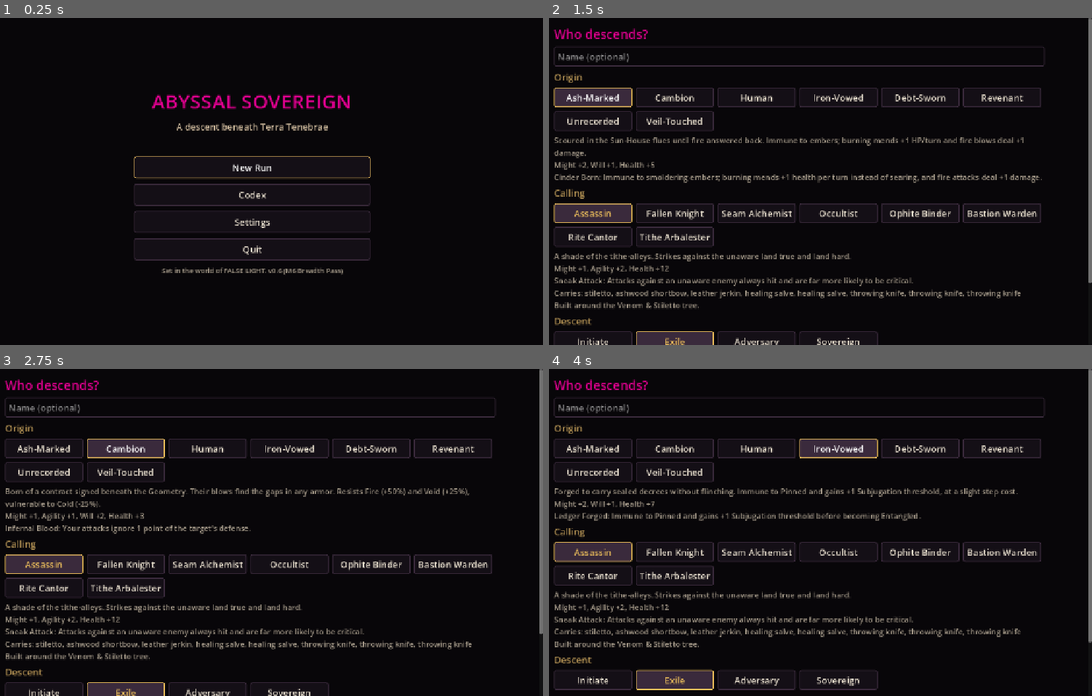
Above: before the commit, frames 1-4 (two rows, left to right).
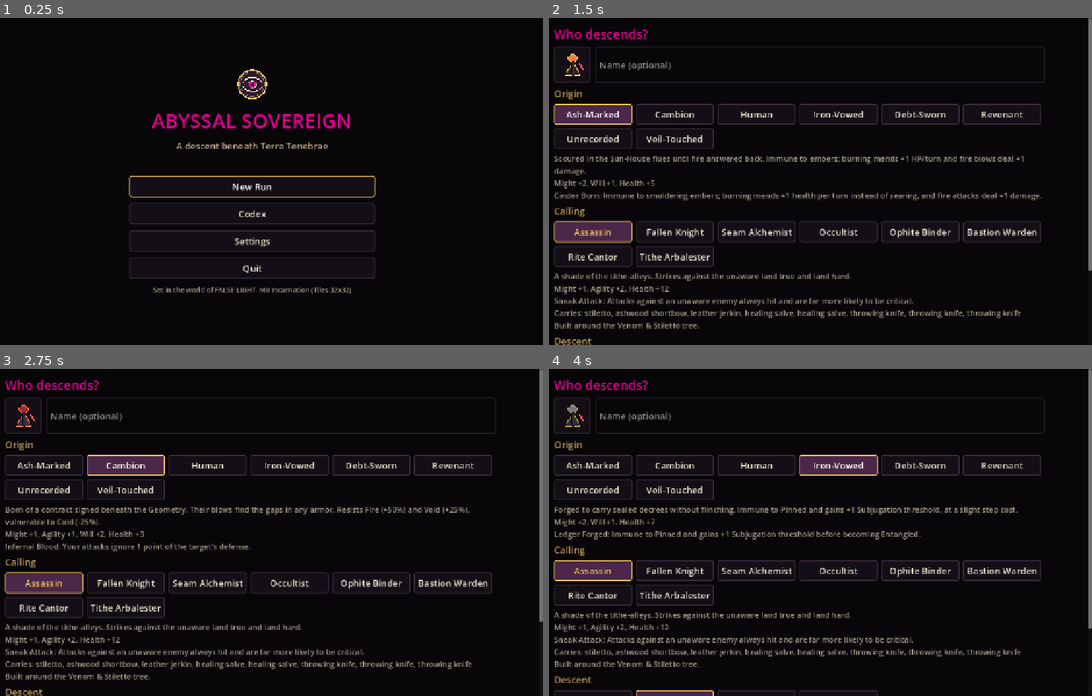
Above: after the commit, the same moments.

Repository: sophiashadow/Abyssal-Sovereign
Game: Godot game, scene res://scenes/main.tscn
Same seed, same stepped clock (60 frames per second), same inputs: the game is played once before the commit and once after it.
Inputs:
- Up to frame 1 (0.25 s): no input
- Up to frame 2 (1.5 s): click "New Run" at 0.5 s; click "Ash-Marked" at 1.25 s
- Up to frame 3 (2.75 s): click "Cambion" at 2 s
- Up to frame 4 (4 s): click "Human" at 2.75 s; click "Iron-Vowed" at 3.5 s

The runs differ from the first frame. In frame 1, 5.6% of the frame differs, in the area x 23-70%, y 15-85%; in frame 2, 20%; in frame 3, 19%; in frame 4, 20%, in the area x 0-100%, y 8-100%.

Commit message:
M8.5: The Sovereign Interface (responsive HUD, emblems, icons, comparison, portrait layout)

Diff:
--- a/src/ui/main.gd
+++ b/src/ui/main.gd
@@ -18,6 +18,11 @@
 # Game screen widgets
 var map: MapView
 var hud: RichTextLabel
+var _hp_bar: ProgressBar
+var _res_bar: ProgressBar
+var _subj_bar: ProgressBar
+var _sphere_icon: TextureRect
+var _render_btn: Button
 var log_view: RichTextLabel
 var look_label: Label
 var overlay: Control
@@ -85,9 +90,11 @@
 func _apply_theme() -> void:
 	var t := Theme.new()
 	t.default_font_size = _fs()
-	var normal := _box(Palette.PANEL, Palette.PANEL_EDGE)
-	var hover := _box(Palette.PANEL.lightened(0.08), Palette.GOLD)
-	var pressed := _box(Palette.PANEL_EDGE, Palette.FALSE_SUN)
+	var edge_col := Palette.RECORD if settings.high_contrast else Palette.PANEL_EDGE
+	var panel_bg := Color("#1a141d") if settings.high_contrast else Palette.PANEL
+	var normal := _box(panel_bg, edge_col)
+	var hover := _box(panel_bg.lightened(0.1), Palette.GOLD)
+	var pressed := _box(Palette.PORPHYRY_LIGHT, Palette.FALSE_SUN)
 	var focus := _box(Color(0, 0, 0, 0), Palette.FALSE_SUN)
 	for state in ["normal", "disabled"]:
 		t.set_stylebox(state, "Button", normal)
@@ -96,16 +103,79 @@
 	t.set_stylebox("hover_pressed", "Button", pressed)
 	t.set_stylebox("focus", "Button", focus)
 	t.set_color("font_color", "Button", Palette.TEXT)
-	t.set_color("font_hover_color", "Button", Palette.TEXT)
+	t.set_color("font_hover_color", "Button", Palette.FALSE_SUN)
 	t.set_color("font_pressed_color", "Button", Palette.FALSE_SUN)
 	t.set_color("font_disabled_color", "Button", Palette.TEXT_DIM.darkened(0.3))
 	t.set_color("font_color", "Label", Palette.TEXT)
 	t.set_color("default_color", "RichTextLabel", Palette.TEXT)
-	t.set_stylebox("panel", "PanelContainer", _box(Palette.PANEL, Palette.PANEL_EDGE))
-	t.set_stylebox("normal", "LineEdit", _box(Palette.VOID, Palette.PANEL_EDGE))
+	t.set_stylebox("panel", "PanelContainer", _box(panel_bg, edge_col))
+	t.set_stylebox("normal", "LineEdit", _box(Palette.VOID, edge_col))
 	t.set_stylebox("focus", "LineEdit", _box(Palette.VOID, Palette.FALSE_SUN))
 	t.set_color("font_color", "LineEdit", Palette.TEXT)
 	theme = t
+
+
+func _sprite_rect(entry: Dictionary, px_size: float) -> TextureRect:
+	var at := registry.make_atlas_texture(entry) if registry != null else null
+	if at == null:
+		return null
+	var tr := TextureRect.new()
+	tr.texture = at
+	tr.texture_filter = CanvasItem.TEXTURE_FILTER_NEAREST
+	tr.expand_mode = TextureRect.EXPAND_IGNORE_SIZE
+	tr.stretch_mode = TextureRect.STRETCH_KEEP_ASPECT_CENTERED
+	tr.custom_minimum_size = Vector2(px_size, px_size)
+	return tr
+
+
+func _emblem_rect(emblem_id: String, px_size: float) -> TextureRect:
+	return _sprite_rect(registry.emblem_region(emblem_id), px_size) if registry != null else null
+
+
+func _avatar_preview_box(px_size: float) -> Control:
+	var box := Control.new()
+	box.custom_minimum_size = Vector2(px_size, px_size)
+	var dummy := Actor.new()
+	dummy.species_id = _pick_species
+	dummy.class_id = _pick_class
+	dummy.mask = "bare_face"
+	if registry != null:
+		for layer in registry.player_layers(dummy):
+			var tr := _sprite_rect(layer, px_size)
+			if tr != null:
+				tr.set_anchors_preset(Control.PRESET_FULL_RECT)
+				box.add_child(tr)
+	return box
+
+
+func _make_bar(fill_col: Color, h: float = 12.0) -> ProgressBar:
+	var pb := ProgressBar.new()
+	pb.show_percentage = false
+	pb.custom_minimum_size.y = h * settings.text_scale()
+	var bg := StyleBoxFlat.new()
+	bg.bg_color = Palette.VOID
+	bg.border_color = Palette.PANEL_EDGE
+	bg.set_border_width_all(1)
+	bg.set_corner_radius_all(2)
+	var fg := StyleBoxFlat.new()
+	fg.bg_color = fill_col
+	fg.set_corner_radius_all(2)
+	pb.add_theme_stylebox_override("background", bg)
+	pb.add_theme_stylebox_override("fill", fg)
+	return pb
+
+
+func _safe_margins() -> Vector4:
+	var scr := DisplayServer.screen_get_size()
+	var safe := DisplayServer.get_display_safe_area()
+	if scr.x <= 0 or scr.y <= 0 or safe.size.x <= 0 or safe.size.y <= 0:
+		return Vector4.ZERO
+	return Vector4(
+		maxf(0.0, float(safe.position.x)),
+		maxf(0.0, float(safe.position.y)),
+		maxf(0.0, float(scr.x - (safe.position.x + safe.size.x))),
+		maxf(0.0, float(scr.y - (safe.position.y + safe.size.y)))
+	)
 
 
 func _box(bg: Color, edge: Color) -> StyleBoxFlat:
@@ -140,6 +210,11 @@
 		c.queue_free()
 	map = null
 	hud = null
+	_hp_bar = null
+	_res_bar = null
+	_subj_bar = null
+	_sphere_icon = null
+	_render_btn = null
 	log_view = null
 	look_label = null
 	overlay = null
@@ -185,7 +260,12 @@
 func _show_title() -> void:
 	_clear()
 	screen = Screen.TITLE
-	var col := _menu_column(520.0)
+	var col := _menu_column(540.0)
+	var crest := _emblem_rect("title_crest", 72.0 * settings.text_scale())
+	if crest != null:
+		var cc := CenterContainer.new()
+		cc.add_child(crest)
+		col.add_child(cc)
 	var title := _label("ABYSSAL SOVEREIGN", Palette.LUX, 2.2)
 	title.horizontal_alignment = HORIZONTAL_ALIGNMENT_CENTER
 	col.add_child(title)
@@ -205,7 +285,8 @@
 	col.add_child(_btn("Settings", func() -> void: _show_settings(_show_title)))
 	if not OS.has_feature("web"):
 		col.add_child(_btn("Quit", func() -> void: get_tree().quit()))
-	var foot := _label("Set in the world of FALSE LIGHT. v0.6 (M6 Breadth Pass)", Palette.TEXT_DIM, 0.75)
+	var mode_tag := "Tiles 32x32" if settings.render_mode == "tiles" else "Classic Glyph"
+	var foot := _label("Set in the world of FALSE LIGHT. M8 Incarnation (%s)" % mode_tag, Palette.TEXT_DIM, 0.75)
 	foot.horizontal_alignment = HORIZONTAL_ALIGNMENT_CENTER
 	col.add_child(foot)
 
@@ -252,20 +333,31 @@
 	col.add_theme_constant_override("separation", int(8 * settings.text_scale()))
 	col.add_child(_label("Who descends?", Palette.LUX, 1.4))
 
+	var top_bar := HBoxContainer.new()
+	top_bar.add_theme_constant_override("separation", 12)
+	var preview_holder := PanelContainer.new()
+	var rebuild_preview := func() -> void:
+		for c in preview_holder.get_children():
+			c.queue_free()
+		preview_holder.add_child(_avatar_preview_box(64.0 * settings.text_scale()))
+	rebuild_preview.call()
+	top_bar.add_child(preview_holder)
 	var name_edit := LineEdit.new()
 	name_edit.placeholder_text = "Name (optional)"
 	name_edit.max_length = 24
-	name_edit.custom_minimum_size.y = 44.0 * settings.text_scale()
-	col.add_child(name_edit)
+	name_edit.size_flags_horizontal = Control.SIZE_EXPAND_FILL
+	name_edit.custom_minimum_size.y = 48.0 * settings.text_scale()
+	top_bar.add_child(name_edit)
+	col.add_child(top_bar)
 
 	col.add_child(_label("Origin", Palette.GOLD, 1.05))
 	var sp_desc := _label("", Palette.TEXT_DIM, 0.85)
-	col.add_child(_choice_row("species", sp_desc))
+	col.add_child(_choice_row("species", sp_desc, rebuild_preview))
 	col.add_child(sp_desc)
 
 	col.add_child(_label("Calling", Palette.GOLD, 1.05))
 	var cl_desc := _label("", Palette.TEXT_DIM, 0.85)
-	col.add_child(_choice_row("classes", cl_desc))
+	col.add_child(_choice_row("classes", cl_desc, rebuild_preview))
 	col.add_child(cl_desc)
 
 	col.add_child(_label("Descent", Palette.GOLD, 1.05))
@@ -293,7 +385,7 @@
 	begin.call_deferred("grab_focus")
 
 
-func _choice_row(kind: String, desc: Label) -> Control:
+func _choice_row(kind: String, desc: Label, on_pick: Callable = Callable()) -> Control:
 	var flow := HFlowContainer.new()
 	flow.add_theme_constant_override("h_separation", 8)
 	flow.add_theme_constant_override("v_separation", 8)
@@ -304,7 +396,7 @@
 		b.toggle_mode = true
 		b.button_group = group
 		b.text = String(d["name"])
-		b.custom_minimum_size = Vector2(172.0 * settings.text_scale(), 44.0 * settings.text_scale())
+		b.custom_minimum_size = Vector2(172.0 * settings.text_scale(), 46.0 * settings.text_scale())
 		var current := _pick_species if kind == "species" else _pick_class
 		b.button_pressed = id == current
 		b.toggled.connect(func(on: bool) -> void:
@@ -314,7 +406,9 @@
 				_pick_species = id
 			else:
 				_pick_class = id
-			desc.text = _describe_choice(kind, id))
+			desc.text = _describe_choice(kind, id)
+			if on_pick.is_valid():
+				on_pick.call())
 		flow.add_child(b)
 	desc.text = _describe_choice(kind, _pick_species if kind == "species" else _pick_class)
 	return flow
@@ -382,15 +476,27 @@
 	screen = Screen.GAME
 	_background()
 	var s := settings.text_scale()
-	var root := HBoxContainer.new()
-	root.set_anchors_preset(Control.PRESET_FULL_RECT)
+	var vp := get_viewport_rect().size
+	var portrait := vp.y > vp.x and vp.x > 0.0
+	var safe := _safe_margins()
+	var frame := MarginContainer.new()
+	frame.set_anchors_preset(Control.PRESET_FULL_RECT)
+	frame.add_theme_constant_override("margin_left", int(safe.x))
+	frame.add_theme_constant_override("margin_top", int(safe.y))
+	frame.add_theme_constant_override("margin_right", int(safe.z))
+	frame.add_theme_constant_override("margin_bottom", int(safe.w))
+	add_child(frame)
+
+	var root: BoxContainer = VBoxContainer.new() if portrait else HBoxContainer.new()
+	root.size_flags_horizontal = Control.SIZE_EXPAND_FILL
+	root.size_flags_vertical = Control.SIZE_EXPAND_FILL
 	root.add_theme_constant_override("separation", 0)
-	add_child(root)
+	frame.add_child(root)
 
 	var left := VBoxContainer.new()
 	left.size_flags_horizontal = Control.SIZE_EXPAND_FILL
+	left.size_flags_vertical = Control.SIZE_EXPAND_FILL
 	left.add_theme_constant_override("separation", 0)
-	root.add_child(left)
 	map = MapView.new()
 	map.world = world
 	map.registry = registry
@@ -404,7 +510,7 @@
 	left.add_child(map)
 
 	var log_panel := PanelContainer.new()
-	log_panel.custom_minimum_size.y = _fs(0.85) * 1.45 * LOG_LINES + 16
+	log_panel.custom_minimum_size.y = _fs(0.85) * 1.4 * (4 if portrait else LOG_LINES) + 14
 	left.add_child(log_panel)
 	var log_box := VBoxContainer.new()
 	log_panel.add_child(log_box)
@@ -421,25 +527,78 @@
 
 	var side_scroll := ScrollContainer.new()
 	side_scroll.horizontal_scroll_mode = ScrollContainer.SCROLL_MODE_DISABLED
-	side_scroll.custom_minimum_size.x = clampf(300.0 * s, 240.0, get_viewport_rect().size.x * 0.45)
-	root.add_child(side_scroll)
+	if portrait:
+		side_scroll.custom_minimum_size.y = clampf(vp.y * 0.42, 240.0, 460.0)
+	else:
+		side_scroll.custom_minimum_size.x = clampf(310.0 * s, 250.0, vp.x * 0.44)
 	var side_panel := PanelContainer.new()
 	side_panel.size_flags_horizontal = Control.SIZE_EXPAND_FILL
 	side_panel.size_flags_vertical = Control.SIZE_EXPAND_FILL
 	side_scroll.add_child(side_panel)
 	var side := VBoxContainer.new()
-	side.add_theme_constant_override("separation", int(8 * s))
+	side.add_theme_constant_override("separation", int(6 * s))
 	side_panel.add_child(side)
+
+	var hdr := HBoxContainer.new()
+	hdr.add_theme_constant_override("separation", 8)
+	_sphere_icon = _emblem_rect("sphere_%d" % clampi(world.depth, 1, 7), 36.0 * s)
+	if _sphere_icon != null:
+		hdr.add_child(_sphere_icon)
+	var bars := VBoxContainer.new()
+	bars.size_flags_horizontal = Control.SIZE_EXPAND_FILL
+	bars.add_theme_constant_override("separation", 3)
+	_hp_bar = _make_bar(Palette.color_for_mode(Palette.GOOD, "good", settings.color_mode, settings.high_contrast), 10.0)
+	_res_bar = _make_bar(Palette.LUX, 8.0)
+	_subj_bar = _make_bar(Palette.color_for_mode(Palette.ALERT, "danger", settings.color_mode, settings.high_contrast), 6.0)
+	bars.add_child(_hp_bar)
+	bars.add_child(_res_bar)
+	bars.add_child(_subj_bar)
+	hdr.add_child(bars)
+	side.add_child(hdr)
+
 	hud = RichTextLabel.new()
 	hud.bbcode_enabled = true
 	hud.fit_content = true
 	hud.scroll_active = false
-	hud.add_theme_font_size_override("normal_font_size", _fs(0.85))
+	hud.add_theme_font_size_override("normal_font_size", _fs(0.84))
 	hud.add_theme_font_size_override("bold_font_size", _fs(0.95))
 	side.add_child(hud)
 
+	var quick := HBoxContainer.new()
+	quick.add_theme_constant_override("separation", 4)
+	_render_btn = _btn("Tiles" if settings.render_mode == "tiles" else "Glyph", func() -> void:
+		settings.render_mode = "glyph" if settings.render_mode == "tiles" else "tiles"
+		settings.save_to_disk()
+		_sync_map_settings()
+		_render_btn.text = "Tiles" if settings.render_mode == "tiles" else "Glyph")
+	_render_btn.size_flags_horizontal = Control.SIZE_EXPAND_FILL
+	_render_btn.focus_mode = Control.FOCUS_NONE
+	_render_btn.custom_minimum_size.y = 36.0 * s
+	var zm := _btn("Z-", func() -> void:
+		var idx := GameSettings.ZOOM_LEVELS.find(settings.camera_zoom)
+		if idx < 0:
+			idx = 1
+		settings.camera_zoom = GameSettings.ZOOM_LEVELS[maxi(0, idx - 1)]
+		settings.save_to_disk()
+		_sync_map_settings(), 44.0 * s)
+	zm.focus_mode = Control.FOCUS_NONE
+	zm.custom_minimum_size.y = 36.0 * s
+	var zp := _btn("Z+", func() -> void:
+		var idx := GameSettings.ZOOM_LEVELS.find(settings.camera_zoom)
+		if idx < 0:
+			idx = 1
+		settings.camera_zoom = GameSettings.ZOOM_LEVELS[mini(GameSettings.ZOOM_LEVELS.size() - 1, idx + 1)]
+		settings.save_to_disk()
+		_sync_map_settings(), 44.0 * s)
+	zp.focus_mode = Control.FOCUS_NONE
+	zp.custom_minimum_size.y = 36.0 * s
+	quick.add_child(_render_btn)
+	quick.add_child(zm)
+	quick.add_child(zp)
+	side.add_child(quick)
+
 	var actions := GridContainer.new()
-	actions.columns = 2 if settings.touch_controls else 3
+	actions.columns = 4 if portrait else (2 if settings.touch_controls else 3)
 	actions.add_theme_constant_override("h_separation", int(6 * s))
 	actions.add_theme_constant_override("v_separation", int(6 * s))
 	var action_specs: Array = [["Get", _act_pickup], ["Bag", _show_inventory], ["Build", _show_build], ["Act", _show_abilities],
@@ -458,7 +617,7 @@
 		pad.columns = 3
 		pad.add_theme_constant_override("h_separation", int(4 * s))
 		pad.add_theme_constant_override("v_separation", int(4 * s))
-		var cell := 64.0 * s
+		var cell := (52.0 if portrait else 64.0) * s
 		var arrows := ["↖", "↑", "↗", "←", "·", "→", "↙", "↓", "↘"]
 		var dirs := [Vector2i(-1, -1), Vector2i(0, -1), Vector2i(1, -1), Vector2i(-1, 0), Vector2i.ZERO,
 			Vector2i(1, 0), Vector2i(-1, 1), Vector2i(0, 1), Vector2i(1, 1)]
@@ -475,6 +634,13 @@
 	else:
 		var mask_hint := "   Mask: m" if world.player.has_trait("mask_stances") else ""
 		side.add_child(_label(_key_help(mask_hint), Palette.TEXT_DIM, 0.7))
+
+	if not portrait and settings.left_handed:
+		root.add_child(side_scroll)
+		root.add_child(left)
+	else:
+		root.add_child(left)
+		root.add_child(side_scroll)
 	_refresh()
 
 
@@ -537,8 +703,24 @@
 func _update_hud() -> void:
 	var p := world.player
 	var fd := world.current_floor_def()
-	var mx := p.stat("max_hp")
-	var hp_col := Palette.GOOD if p.hp * 2 > mx else (Palette.FALSE_SUN if p.hp * 4 > mx else Palette.ALERT)
+	var mx := maxi(1, p.stat("max_hp"))
+	if _hp_bar != null:
+		_hp_bar.max_value = mx
+		_hp_bar.value = p.hp
+	if _res_bar != null:
+		var rmax := maxi(1, p.max_resource())
+		_res_bar.max_value = rmax
+		_res_bar.value = p.resource
+	if _subj_bar != null:
+		var clim := maxi(1, world.chain_limit())
+		_subj_bar.max_value = clim
+		_subj_bar.value = world.subjugation
+		_subj_bar.visible = world.subjugation > 0
+	if _sphere_icon != null and registry != null:
+		var em := registry.make_atlas_texture(registry.emblem_region("sphere_%d" % clampi(world.depth, 1, 7)))
+		if em != null:
+			_sphere_icon.texture = em
+	var hp_col := Palette.color_for_mode(Palette.GOOD if p.hp * 2 > mx else (Palette.FALSE_SUN if p.hp * 4 > mx else Palette.ALERT), "good" if p.hp * 2 > mx else "danger", settings.color_mode, settings.high_contrast)
 	var t: PackedStringArray = []
 	t.append("[b][color=#%s]%s[/color][/b]" % [Palette.LUX.to_html(false), _escape(p.name)])
 	t.append("%s %s, level %d" % [db.get_def("species", p.species_id)["name"], db.get_def("classes", p.class_id)["name"], p.level])
@@ -1496,7 +1678,13 @@
 		var visited_s := world.visited_floors.has(sid)
 		var here_s := world.floor_id == sid
 		var s_line := "Sphere %d (%s): %s%s" % [d, sphere, String(sdef["name"]) if visited_s or d <= world.max_sphere_reached else "???", "  [HERE]" if here_s else ""]
-		col.add_child(_label(s_line, Palette.LUX if here_s else (Palette.TEXT if visited_s else Palette.TEXT_DIM), 0.92))
+		var srow := HBoxContainer.new()
+		srow.add_theme_constant_override("separation", 8)
+		var sem := _emblem_rect("sphere_%d" % d, 24.0 * settings.text_scale())
+		if sem != null:
+			srow.add_child(sem)
+		srow.add_child(_label(s_line, Palette.LUX if here_s else (Palette.TEXT if visited_s else Palette.TEXT_DIM), 0.92))
+		col.add_child(srow)
 		for pt in world.atlas.get(sid, []):
 			var bid := String(pt.get("target", ""))
 			if bid == "":
@@ -1529,12 +1717,20 @@
 	for fid in db.ids("factions"):
 		var fdef := db.get_def("factions", fid)
 		var pole := world.faction_pole_of(fid)
-		var leaning := "Uncommitted (%s vs %s)" % [String(fdef["pole_a_label"]), String(fdef["pole_b_label"])]
+		var leaning := "[ %s  ◀═══▶  %s ]" % [String(fdef["pole_a_label"]), String(fdef["pole_b_label"])]
 		if pole == String(fdef["pole_a"]):
-			leaning = "Leaning: " + String(fdef["pole_a_label"])
+			leaning = "▶ %s  (vs %s)" % [String(fdef["pole_a_label"]), String(fdef["pole_b_label"])]
 		elif pole == String(fdef["pole_b"]):
-			leaning = "Leaning: " + String(fdef["pole_b_label"])
-		col.add_child(_label("  %s — %s" % [String(fdef["name"]), leaning], Palette.TEXT if pole != "" else Palette.TEXT_DIM, 0.84))
+			leaning = "%s  ◀ (vs %s)" % [String(fdef["pole_b_label"]), String(fdef["pole_a_label"])]
+		var frow := HBoxContainer.new()
+		frow.add_theme_constant_override("separation", 8)
+		var fem := _emblem_rect("faction:" + fid, 28.0 * settings.text_scale())
+		if fem != null:
+			frow.add_child(fem)
+		var flbl := _label("%s — %s" % [String(fdef["name"]), leaning], Palette.TEXT if pole != "" else Palette.TEXT_DIM, 0.84)
+		flbl.size_flags_horizontal = Control.SIZE_EXPAND_FILL
+		frow.add_child(flbl)
+		col.add_child(frow)
 	col.add_child(_label("Met below (%d/%d known):" % [world.npcs_met.size(), db.ids("npcs").size()], Palette.GOLD, 0.88))
 	if world.npcs_met.is_empty():
 		col.add_child(_label("  No recurring figures spoken with yet.", Palette.TEXT_DIM, 0.82))
@@ -1543,7 +1739,13 @@
 			if db.has("npcs", nid):
 				var ndef := db.get_def("npcs", nid)
 				var st := world.npc_standing_of(nid)
-				col.add_child(_label("  %s (%s) — standing %+d" % [String(ndef["name"]), String(ndef["role"]), st], Palette.TEXT, 0.82))
+				var nrow := HBoxContainer.new()
+				nrow.add_theme_constant_override("separation", 8)
+				var nsp := _sprite_rect(registry.npc_region(nid), 24.0 * settings.text_scale()) if registry != null else null
+				if nsp != null:
+					nrow.add_child(nsp)
+				nrow.add_child(_label("%s (%s) — standing %+d" % [String(ndef["name"]), String(ndef["role"]), st], Palette.TEXT, 0.82))
+				col.add_child(nrow)
 	var close := _btn("Close", _close_overlay)
 	col.add_child(close)
 	close.call_deferred("grab_focus")
@@ -1736,6 +1938,9 @@
 		settings.touch_controls = not settings.touch_controls
 		rebuild.call())
 	col.add_child(touch)
+	col.add_child(_btn("Left-handed layout: %s" % ("on" if settings.left_handed else "off"), func() -> void:
+		settings.left_handed = not settings.left_handed
+		rebuild.call()))
 	col.add_child(_btn("Auto-explore and travel: %s" % ("instant" if settings.instant_auto else "animated"), func() -> void:
 		settings.instant_auto = not settings.instant_auto
 		rebuild.call()))
@@ -1897,14 +2102,21 @@
 	for i in view:
 		var it := p.inventory[i]
 		var idx: int = i
+		var row := HBoxContainer.new()
+		row.add_theme_constant_override("separation", 6)
+		var icon := _sprite_rect(registry.item_region(it, db), 28.0 * settings.text_scale()) if registry != null else null
+		if icon != null:
+			row.add_child(icon)
 		var b := _btn(world.item_name(it), func() -> void: _show_item(it, idx, ""))
+		b.size_flags_horizontal = Control.SIZE_EXPAND_FILL
 		b.alignment = HORIZONTAL_ALIGNMENT_LEFT
 		var tint := Color(it.effective_color(db)) if world.is_item_identified(it) else Color(String(it.def(db)["color"]))
 		b.add_theme_color_override("font_color", tint.lerp(Palette.TEXT, 0.35))
 		var cmp := Assist.compare_item(world, it)
 		if String(cmp["slot"]) != "" and not bool(cmp["unknown"]):
 			b.tooltip_text = "vs %s: %s" % [String(cmp["equipped"]) if String(cmp["equipped"]) != "" else "nothing", ", ".join(cmp["lines"])]
-		box.add_child(b)
+		row.add_child(b)
+		box.add_child(row)
 		if first == null:
 			first = b
 	return first
@@ -1971,8 +2183,18 @@
 	var d := it.def(db)
 	var shown := world.item_name(it).capitalize()
 	var col := _open_overlay(shown, Color(it.effective_color(db)).lerp(Palette.TEXT, 0.3))
-	var desc_txt := String(d["description"]) if world.is_item_identified(it) else "An unfamiliar article. Its properties are hidden until tested or witnessed."
-	col.add_child(_label(desc_txt, Palette.TEXT_DIM))
+	var sp := _sprite_rect(registry.item_region(it, db), 44.0 * settings.text_scale()) if registry != null else null
+	if sp != null:
+		var row_top := HBoxContainer.new()
+		row_top.add_theme_constant_override("separation", 10)
+		row_top.add_child(sp)
+		var desc_lbl := _label(String(d["description"]) if world.is_item_identified(it) else "An unfamiliar article. Its properties are hidden until tested or witnessed.", Palette.TEXT_DIM)
+		desc_lbl.size_flags_horizontal = Control.SIZE_EXPAND_FILL
+		row_top.add_child(desc_lbl)
+		col.add_child(row_top)
+	else:
+		var desc_txt := String(d["description"]) if world.is_item_identified(it) else "An unfamiliar article. Its properties are hidden until tested or witnessed."
+		col.add_child(_label(desc_txt, Palette.TEXT_DIM))
 	col.add_child(_label(_item_stats(it), Palette.RECORD, 0.9))
 	if slot == "" and Assist.slot_of(world, it) != "":
 		var cmp := Assist.compare_item(world, it)
@@ -2049,6 +2271,22 @@
 	var title_col := (Palette.FALSE_SUN if String(vic.get("id", "")) == "by_decree" else Palette.GOOD) if won else Palette.ALERT
 	var col := _open_overlay(title, title_col)
 	screen = Screen.END
+	var end_emblem := "unwritten_door"
+	if won:
+		var vid := String(vic.get("id", ""))
+		if vid == "by_decree":
+			end_emblem = "by_decree"
+		elif vid == "serpent":
+			end_emblem = "way_serpent"
+		elif vid == "return":
+			end_emblem = "way_return"
+	else:
+		end_emblem = "loss_" + String(loss.get("id", "catalogued"))
+	var eimg := _emblem_rect(end_emblem, 64.0 * settings.text_scale())
+	if eimg != null:
+		var ec := CenterContainer.new()
+		ec.add_child(eimg)
+		col.add_child(ec)
 	var p := world.player
 	var fd := world.current_floor_def()
 	if won:
Not shown, changed: docs/HANDOFF.md
